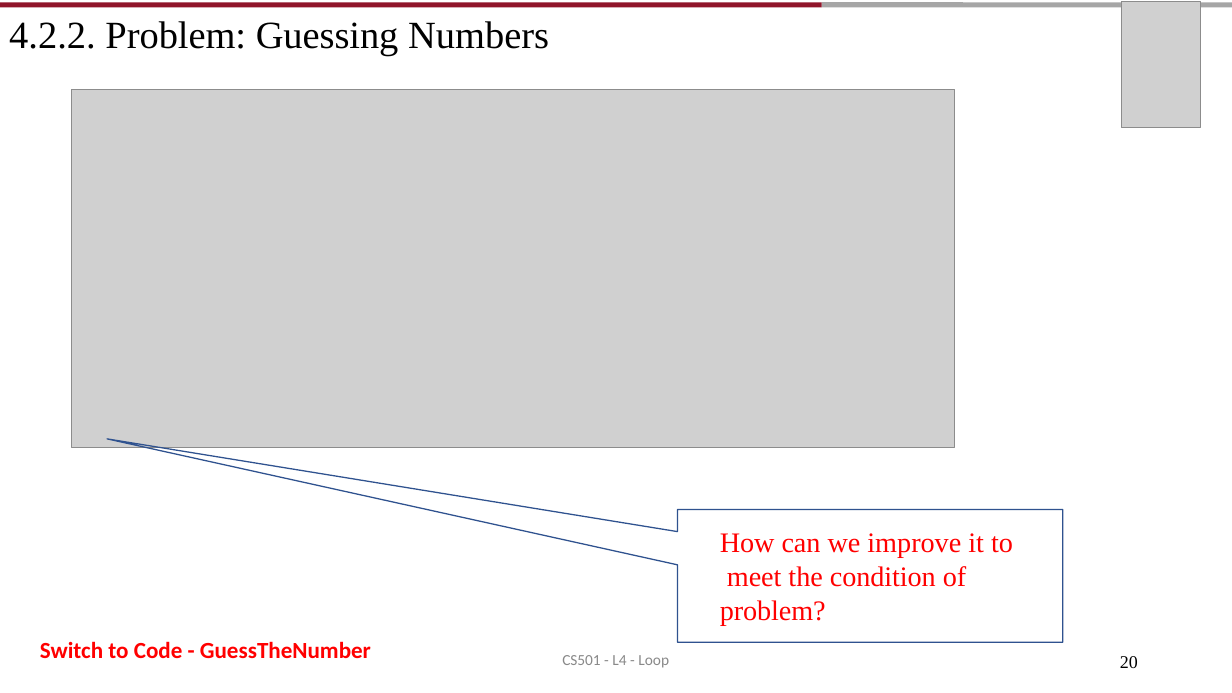
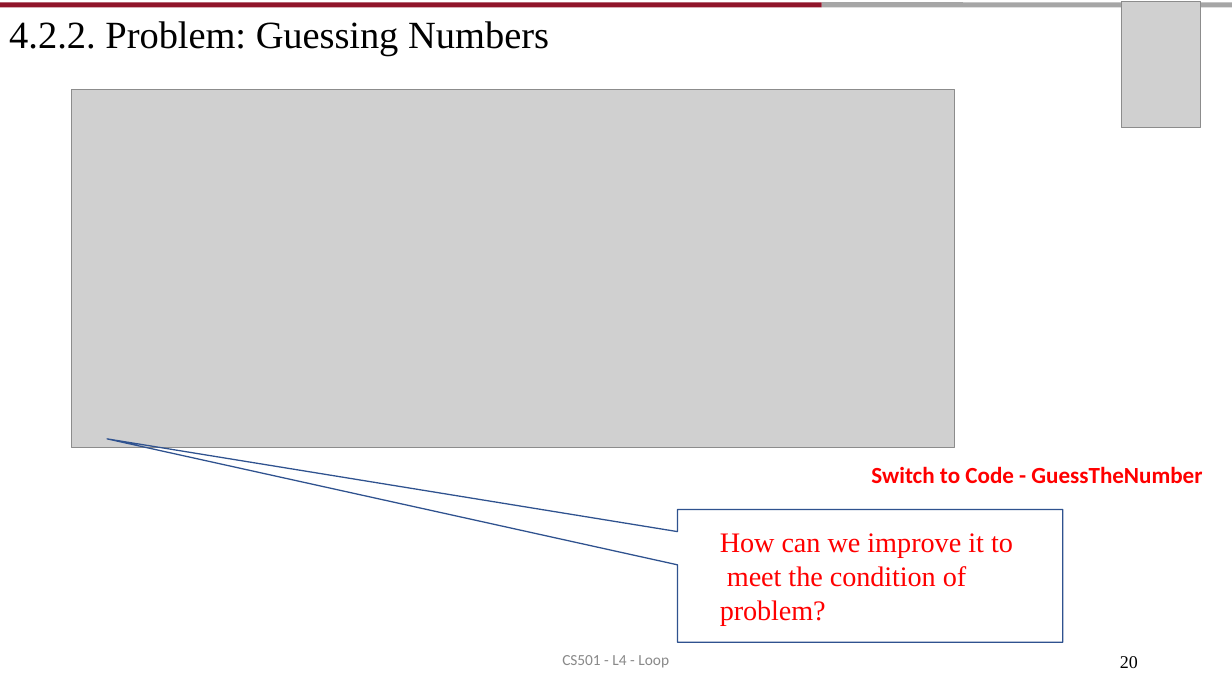
Before and after one commit to AughdonBreslin/CS501IntroToJava, a slide deck: slide 20 of Lectures/4_Loop_V1.pptx. Drawn at 1232x693 pixels with LibreOffice and Linux fonts; fonts in the diff are those of the drawing; grey boxes stand for pictures. Boxes give left, top, right and bottom in pixels: in the first picture for what was removed or moved away, otherwise in the second. Text is boxed around its words. In the diff, an @@ line names an element or a change of style, - is before the commit and + after.

```diff
--- a/Lectures/4_Loop_V1.pptx
+++ b/Lectures/4_Loop_V1.pptx
@@ text "Switch to Code - GuessTheNumber": place and size @@
-text "Switch to Code - GuessTheNumber" at <box>40,641,371,658</box>
+text "Switch to Code - GuessTheNumber" at <box>871,466,1202,483</box>
```
Also in this commit, not shown: 1 other slide changed, 15 other files.
